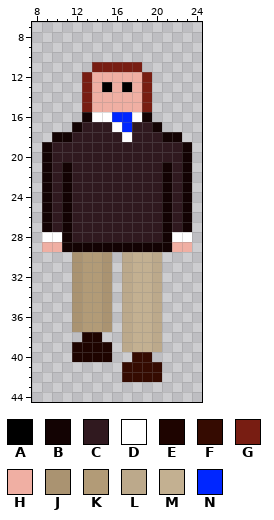
Two versions of one pixel-art sprite, sprites/congresssan/South/frame4.png. Above: the version before the commit.
The file is 32x48 pixels. Colours within 5 levels of each other are drawn and written as one. Shown: x 8..24, y 7..44.
Palette (. is transparent): A #000000  B #130303  C #30191f  D #ffffff  E #1e0400  F #350b01  G #781d12  H #f0afa3  J #aa9371  K #b29b77  L #bca98b  M #c3b091  N #0026ff
After the commit:
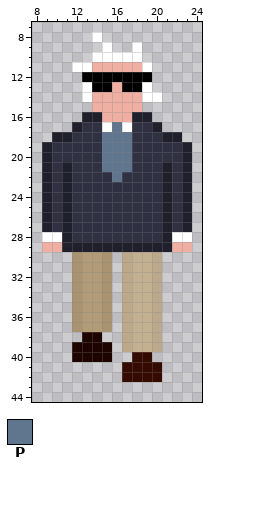
Colours new in this view: P #60768e
From old to new:
@@ palette @@
-B #130303
+B #1f202c
-C #30191f
+C #2f3042
@@ x 8..24 @@
  7 .................
- 8 .................
- 9 .................
-10 .................
-11 ......GGGGG......
-12 .....GHHHHHG.....
-13 .....GHAHAHG.....
-14 .....GHHHHHG.....
-15 .....GHHHHHG.....
-16 .....BDDNNDB.....
-17 ....BCCCDNCCB....
-18 ..BBCCCCCDCCCBB..
-19 .BCCCCCCCCCCCCCB.
-20 .BCCCCCCCCCCCCCB.
-21 .BCBCCCCCCCCCBCB.
-22 .BCBCCCCCCCCCBCB.
+ 8 ......D..........
+ 9 .......D..D......
+10 ......DDDDD......
+11 ....DDHHHHHD.....
+12 .....AAAAAAA.....
+13 .....DAAHAAD.....
+14 .....DHHHHHDD....
+15 ......HHHHH......
+16 .....BBHHHBB.....
+17 ....BCCDPDCCB....
+18 ..BBCCCPPPCCCBB..
+19 .BCCCCCPPPCCCCCB.
+20 .BCCCCCPPPCCCCCB.
+21 .BCBCCCPPPCCCBCB.
+22 .BCBCCCCPCCCCBCB.
 23 .BCBCCCCCCCCCBCB.
